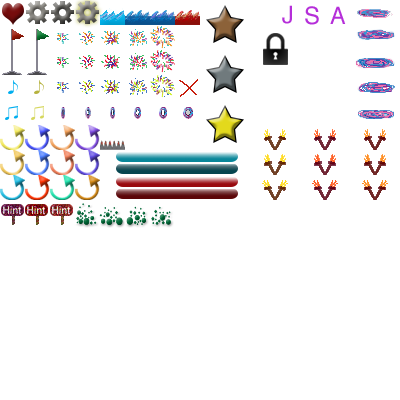
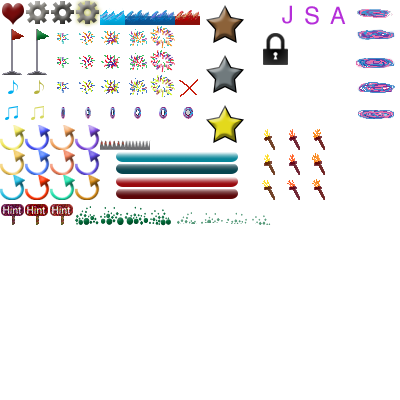
Layer changes from the first w=400, h=400 image to the second:
added layer "Layer 12" above "gas" over (125, 140, 151, 150)
added group "gas" (1st of 2) with 3 layers above "redX" over (75, 203, 271, 226)
added layer "gasPoison" (67%) in group "gas" over (177, 212, 271, 225)
added layer "gas" (2nd of 2, in "gas") in group "gas" over (75, 206, 171, 226)
renamed "gas" to "gasOld", hid it, moved it into group "gas" over (76, 203, 171, 225)
removed layer "torch" (2nd of 2, in "torch" › "left") from group "left" over (275, 129, 286, 191)
removed layer "torch copy" from group "left" over (275, 154, 286, 175)
removed layer "torch copy 2" from group "left" over (275, 180, 288, 200)
removed layer "3demonicTorch" (1st of 2, in "torch" › "right") from group "right" over (325, 129, 338, 200)
painted on "3demonicTorch" (in "torch" › "right") over (287, 129, 325, 200)
removed layer "2combinesRTouches copy" (1st of 2, in "torch" › "right") from group "right" over (375, 129, 388, 200)
painted on "2combinesRTouches copy" (in "torch" › "right") over (312, 129, 375, 200)
painted on "combinesRTouches" over (265, 136, 269, 186)
